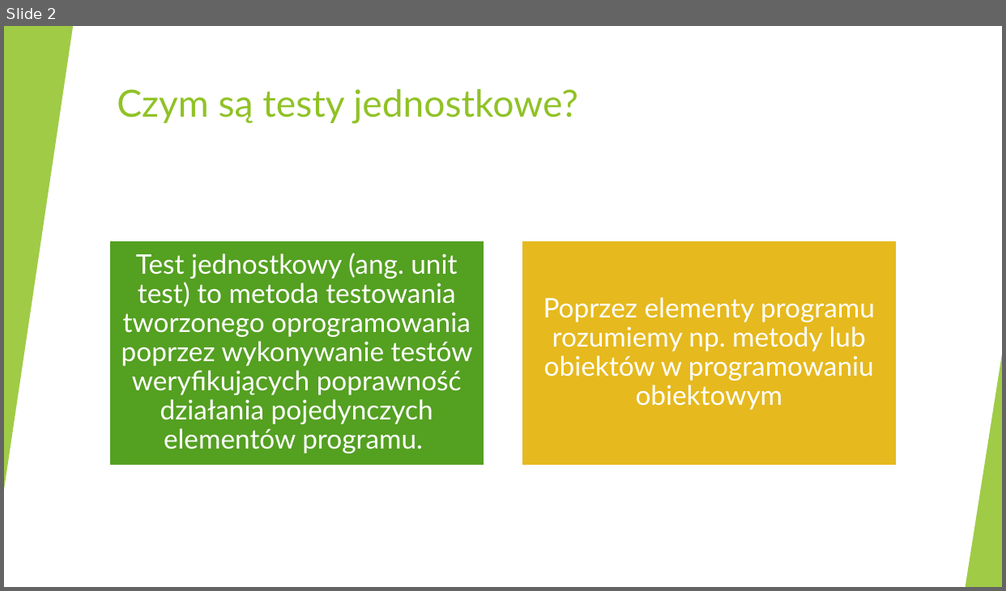
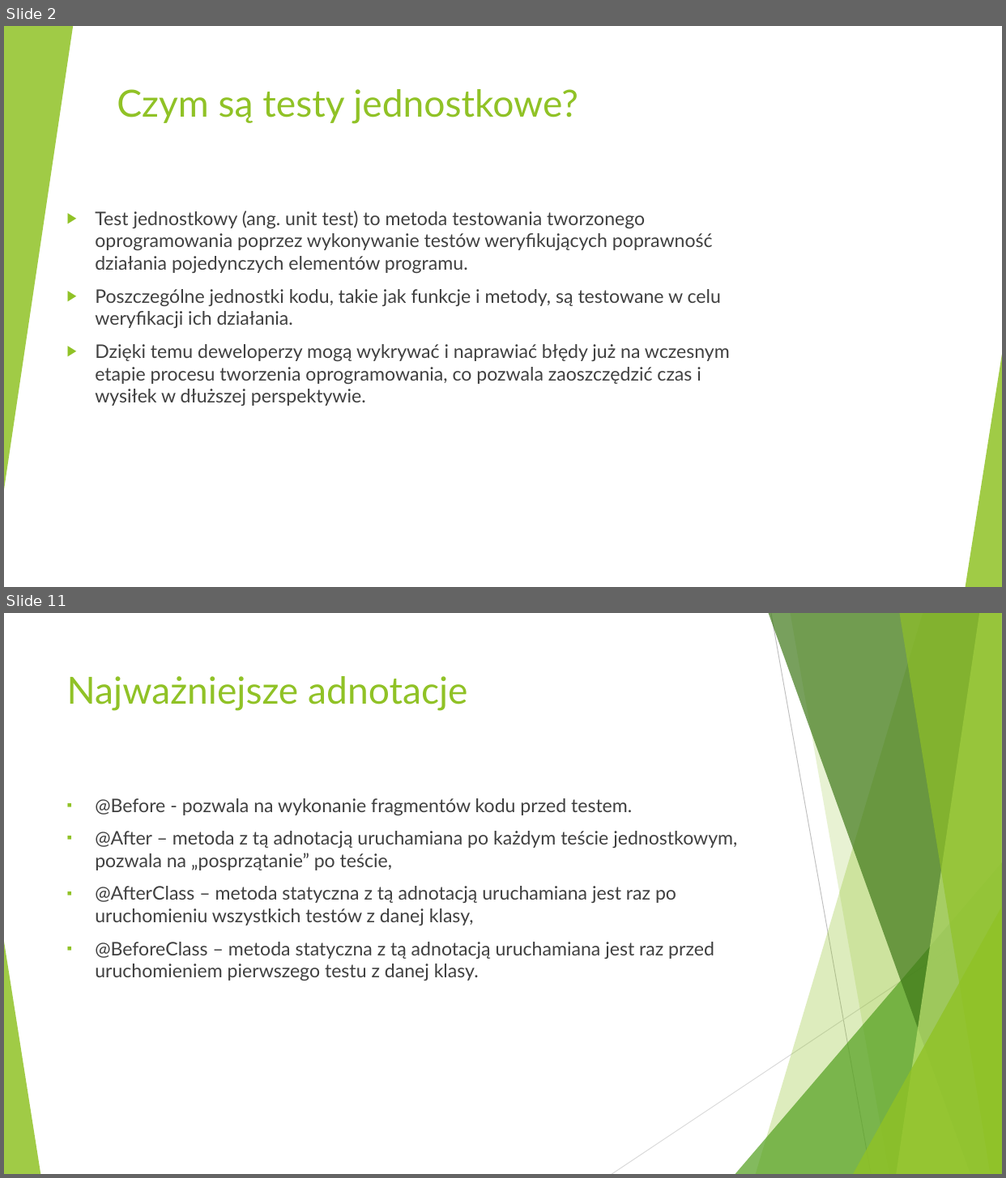
Before and after one commit to markow1997/AdvanceProgrammingTechniques_2223, a slide deck: KonradStepniak/Testy jednostkowe Konrad Stępniak.pptx. Shown one above the other, each under a label of ours: slide 2 before the commit, slides 2 and 11 after it; the slides between them are not shown. The pictures are 1006x591 and 1006x1178 pixels, drawn with LibreOffice and Linux fonts; fonts in the diff are those of the drawing. Boxes give left, top, right and bottom in pixels: in the first picture for what was removed or moved away, otherwise in the second. Text is boxed around its words. In the diff, an @@ line names an element or a change of style, - is before the commit and + after.

```diff
--- a/KonradStepniak/Testy jednostkowe Konrad Stępniak.pptx
+++ b/KonradStepniak/Testy jednostkowe Konrad Stępniak.pptx
@@ slide 11 added at (4, 613, 1002, 1174), background #FFFFFF; not listed: 10 template elements that a slide beside it also shows @@
@@ title added at (67, 676, 467, 711), 36 pt, text #90C226 @@
+Najważniejsze adnotacje
@@ text added at (95, 798, 737, 981), 18 pt, text #404040 @@
+▪ @Before - pozwala na wykonanie fragmentów kodu przed testem.
+▪ @After – metoda z tą adnotacją uruchamiana po każdym teście jednostkowym, pozwala na „posprzątanie” po teście,
+▪ @AfterClass – metoda statyczna z tą adnotacją uruchamiana jest raz po uruchomieniu wszystkich testów z danej klasy,
+▪ @BeforeClass – metoda statyczna z tą adnotacją uruchamiana jest raz przed uruchomieniem pierwszego testu z danej klasy.
@@ slide 2 changed as well @@
@@ text added at (95, 211, 730, 406), 18 pt, text #404040 @@
+▶ Test jednostkowy (ang. unit test) to metoda testowania tworzonego oprogramowania poprzez wykonywanie testów weryfikujących poprawność działania pojedynczych elementów programu.
+▶ Poszczególne jednostki kodu, takie jak funkcje i metody, są testowane w celu weryfikacji ich działania.
+▶ Dzięki temu deweloperzy mogą wykrywać i naprawiać błędy już na wczesnym etapie procesu tworzenia oprogramowania, co pozwala zaoszczędzić czas i wysiłek w dłuższej perspektywie.
@@ group removed at (109, 241, 897, 466): 2 rectangles, 2 texts @@
-Test jednostkowy (ang. unit test) to metoda testowania tworzonego oprogramowania poprzez wykonywanie testów weryfikujących poprawność działania pojedynczych elementów programu.
-Poprzez elementy programu rozumiemy np. metody lub obiektów w programowaniu obiektowym
```
Also in this commit, not shown: 3 other slides changed, 9 other slides added, 3 slides removed.
